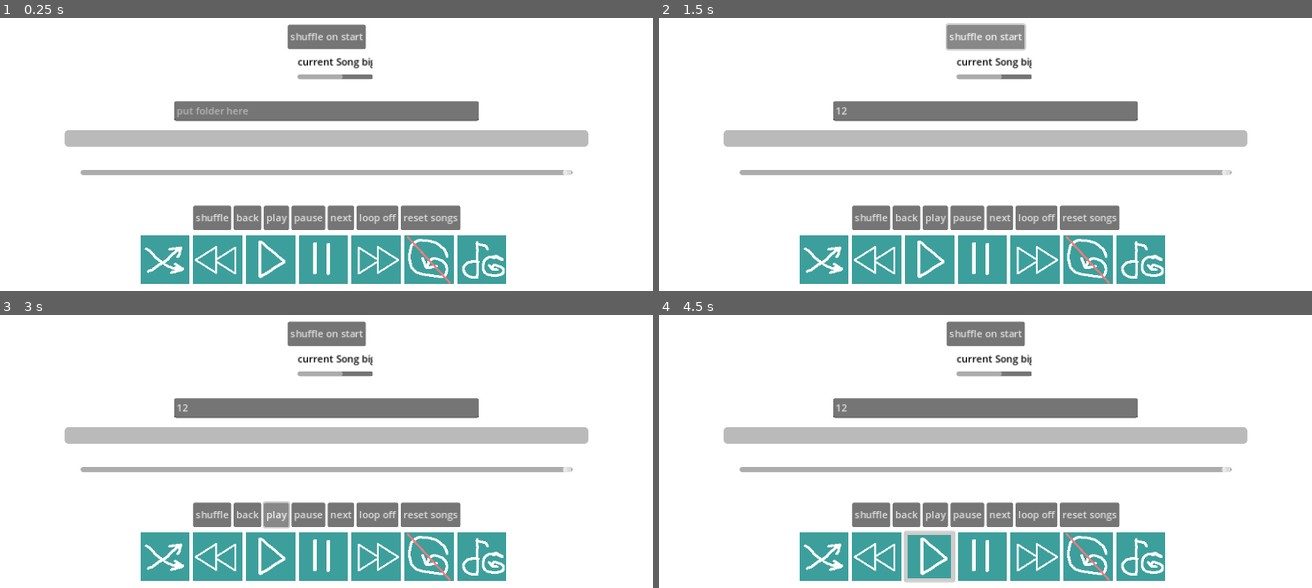
Above: before the commit, frames 1-4 (two rows, left to right).
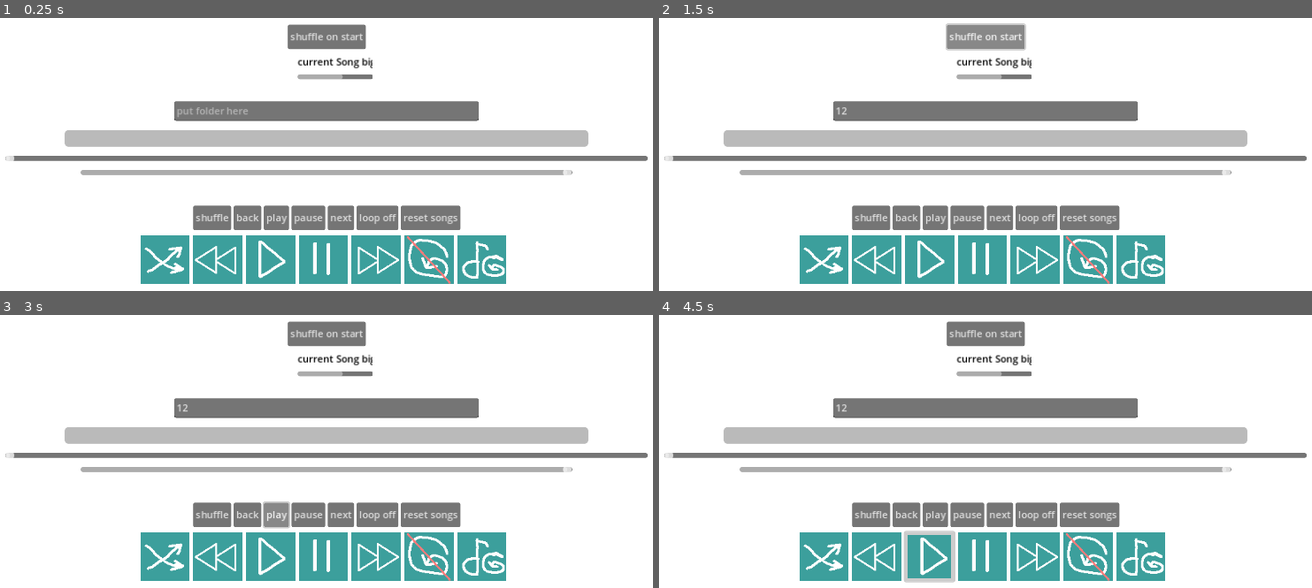
Above: after the commit, the same moments.

Repository: Silve45/MP3
Game: Godot game, scene res://scenes/mp_3_player.tscn
The game is run twice, just before and just after one commit, with the same random seed, the same clock (stepped at 60 frames per second) and the same inputs.
Inputs (mouse positions are in pixels of both pictures, inside the frame that each line leads up to):
- Up to frame 1 (0.25 s): no input
- Up to frame 2 (1.5 s): click (985, 110) at 0.52 s; type "12" at 0.6 s; click "shuffle on start" at 1.25 s
- Up to frame 3 (3 s): click "shuffle on start" at 2 s; click "play" at 2.75 s
- Up to frame 4 (4.5 s): click "play" at 3.5 s; click (926, 557) at 4.27 s

The runs differ from the first frame. In frame 1, 1.9% of the frame differs, in the area x 0-100%, y 50-53%; in frame 2, 1.9%; in frame 3, 1.9%; in frame 4, 1.9%.
Error before the commit: Stack overflow. Check for infinite recursion in your script. (res://assets/scripts/MP3Player.gd:141)
Error after the commit: Stack overflow. Check for infinite recursion in your script. (res://assets/scripts/MP3Player.gd:155)

Commit message:
made a music slider --I AM A GENIUS!!!

Diff:
--- a/assets/scripts/MP3Player.gd
+++ b/assets/scripts/MP3Player.gd
@@ -7,6 +7,7 @@
 @onready var scrollH = scrollContainer.get_h_scroll_bar()
 @onready var scrollTimer = $scrollTimer
 @onready var volumeSlider = $volume
+@onready var songSlider = $songSlider
 #@onready var _bus := AudioServer.get_bus_index("Music")
 
 @onready var sound = AudioStreamMP3.new()
@@ -36,6 +37,19 @@
 	AudioServer.set_bus_volume_db(AudioServer.get_bus_index("Music"), value)
 	#print("volume is ", AudioServer.get_bus_volume_db(_bus))
 
+#start of music slider
+var slider_moving = false
+func _on_song_slider_drag_started():
+	slider_moving = true
+
+func _on_song_slider_drag_ended(value_changed):
+	slider_moving = false
+
+func _on_song_slider_value_changed(value):
+	if slider_moving == true:
+		music.seek(value)
+#end of music slider
+
 func _on_shuffle_on_start_pressed():
 	_shuffle_on_start()
 
@@ -78,8 +92,11 @@
 		#print(text2)
 		get_dir_contents(musicArray, testFolder)
 
+
 func _process(_delta):
 	progressBar.value = music.get_playback_position()
+	if slider_moving == false:
+		songSlider.value = music.get_playback_position()
 
 func _on_play_pressed():
 	if music.stream_paused == true:
@@ -90,14 +107,11 @@
 func _on_foward_pressed():
 	_play_next_song()
 
-
-
 func _on_pause_pressed():
 	if music.stream_paused == false:
 		music.stream_paused = true
 	else:
 		music.stream_paused = false
-
 
 func _on_reset_songs_pressed():
 	_re_add_songs()
@@ -152,6 +166,7 @@
 	_resetScroll()
 	var length = music.stream.get_length()
 	progressBar.max_value = length
+	songSlider.max_value = length
 
 func _on_scroll_timer_timeout():
 	_scroll()
--- a/scenes/mp_3_player.tscn
+++ b/scenes/mp_3_player.tscn
@@ -60,6 +60,20 @@
 grow_vertical = 2
 show_percentage = false
 
+[node name="songSlider" type="HSlider" parent="."]
+layout_mode = 1
+anchors_preset = 8
+anchor_left = 0.5
+anchor_top = 0.5
+anchor_right = 0.5
+anchor_bottom = 0.5
+offset_left = -523.0
+offset_top = 25.0
+offset_right = 523.0
+offset_bottom = 41.0
+grow_horizontal = 2
+grow_vertical = 2
+
 [node name="ButtonsContainer" type="HBoxContainer" parent="."]
 layout_mode = 1
 anchors_preset = 8
@@ -211,6 +225,9 @@
 
 [connection signal="pressed" from="shuffleOnStart" to="." method="_on_shuffle_on_start_pressed"]
 [connection signal="finished" from="music" to="." method="_on_music_finished"]
+[connection signal="drag_ended" from="songSlider" to="." method="_on_song_slider_drag_ended"]
+[connection signal="drag_started" from="songSlider" to="." method="_on_song_slider_drag_started"]
+[connection signal="value_changed" from="songSlider" to="." method="_on_song_slider_value_changed"]
 [connection signal="pressed" from="ButtonsContainer/shuffle" to="." method="_on_shuffle_pressed"]
 [connection signal="pressed" from="ButtonsContainer/back" to="." method="_on_back_pressed"]
 [connection signal="pressed" from="ButtonsContainer/play" to="." method="_on_play_pressed"]
